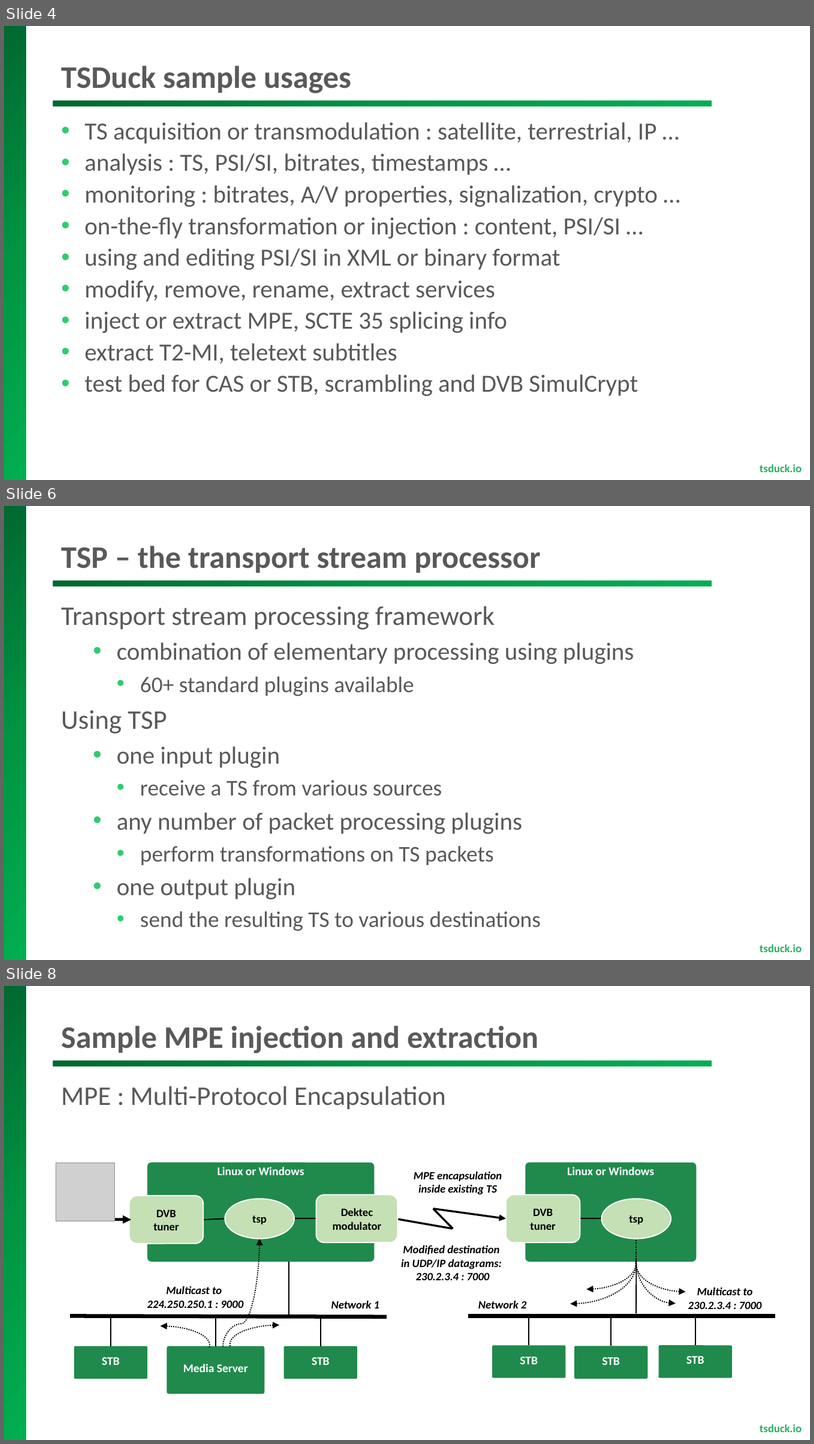
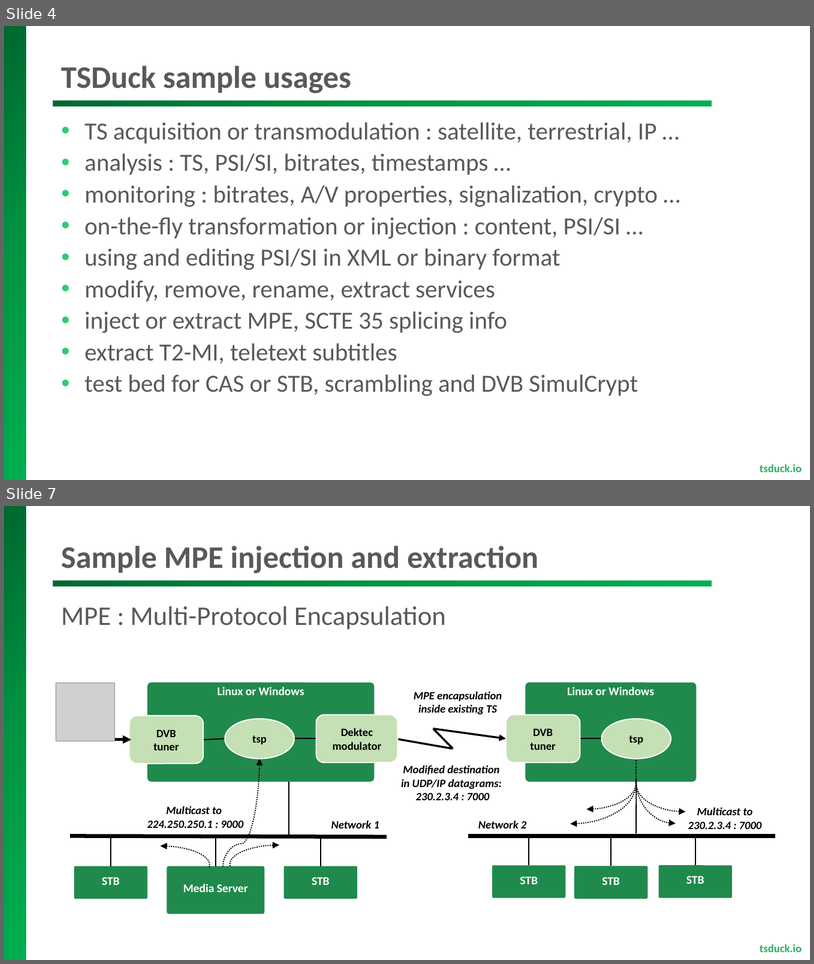
Before and after one commit to tsduck/tsduck, a slide deck: doc/tsduck-ibc2018.pptx. Shown one above the other, each under a label of ours: slides 4, 6 and 8 before the commit, slides 4 and 7 after it; the slides between them are not shown. The pictures are 814x1444 and 814x964 pixels, drawn with LibreOffice and Linux fonts; fonts in the diff are those of the drawing; grey boxes stand for pictures; background and template pictures are left out. Boxes give left, top, right and bottom in pixels: in the first picture for what was removed or moved away, otherwise in the second. Text is boxed around its words. In the diff, an @@ line names an element or a change of style, - is before the commit and + after.

```diff
--- a/doc/tsduck-ibc2018.pptx
+++ b/doc/tsduck-ibc2018.pptx
@@ slide 6 removed at (x1=4, y1=506, x2=810, y2=960), background #FFFFFF; not listed: 3 template elements that a slide beside it also shows @@
@@ title removed at (x1=61, y1=546, x2=540, y2=573) @@
-TSP – the transport stream processor
@@ text removed at (x1=61, y1=606, x2=635, y2=931) @@
-Transport stream processing framework
-  • combination of elementary processing using plugins
-    • 60+ standard plugins available
-Using TSP
-  • one input plugin
-    • receive a TS from various sources
-  • any number of packet processing plugins
-    • perform transformations on TS packets
-  • one output plugin
-    • send the resulting TS to various destinations
@@ what was slide 8 is now slide 7 @@
```
Also in this commit, not shown: 3 slides changed, 2 other files.
